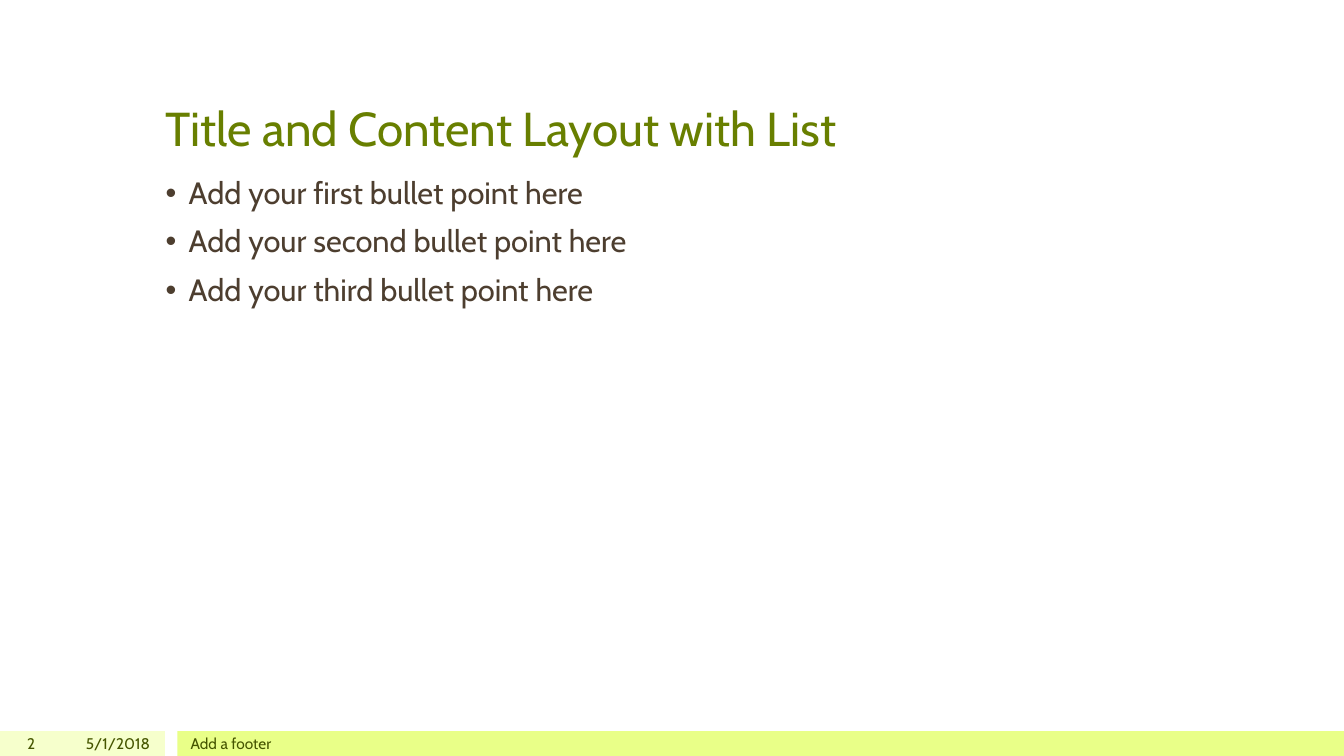
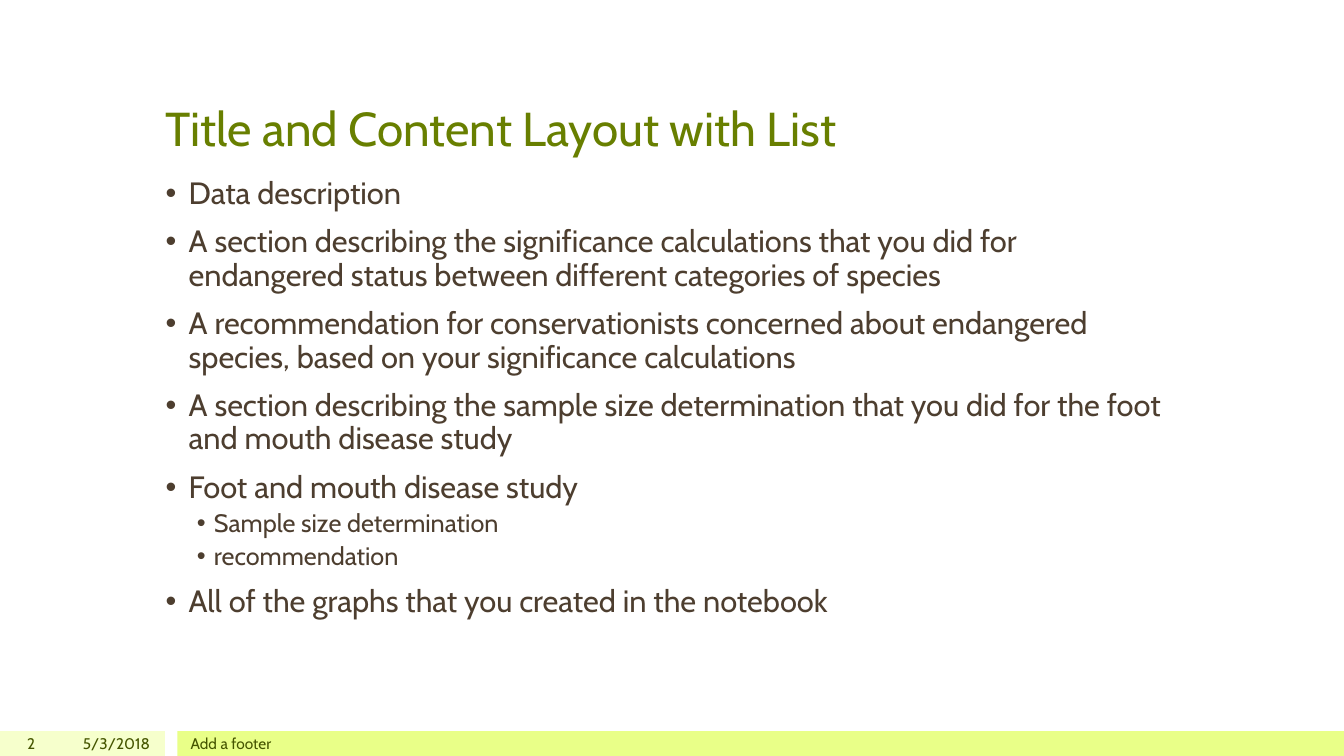
Before and after one commit to iamchristinelee/codeacademy, a slide deck: slide 2 of DataScience/Capstone/biodiversity.pptx. Drawn at 1344x756 pixels with LibreOffice and Linux fonts; fonts in the diff are those of the drawing. Boxes give left, top, right and bottom in pixels: in the first picture for what was removed or moved away, otherwise in the second. Text is boxed around its words. In the diff, an @@ line names an element or a change of style, - is before the commit and + after.

```diff
--- a/DataScience/Capstone/biodiversity.pptx
+++ b/DataScience/Capstone/biodiversity.pptx
@@ text at box(189, 181, 1161, 619): text changed @@
-• Add your first bullet point here
-• Add your second bullet point here
-• Add your third bullet point here
+• Data description
+• A section describing the significance calculations that you did for endangered status between different categories of species
+• A recommendation for conservationists concerned about endangered species, based on your significance calculations
+• A section describing the sample size determination that you did for the foot and mouth disease study
+• Foot and mouth disease study
+  • Sample size determination
+  • recommendation
+• All of the graphs that you created in the notebook
@@ text at box(83, 738, 150, 751): text changed @@
-5/1/2018
+5/3/2018
```
Also in this commit, not shown: 9 other slides changed, 3 slides added, 3 other files.
